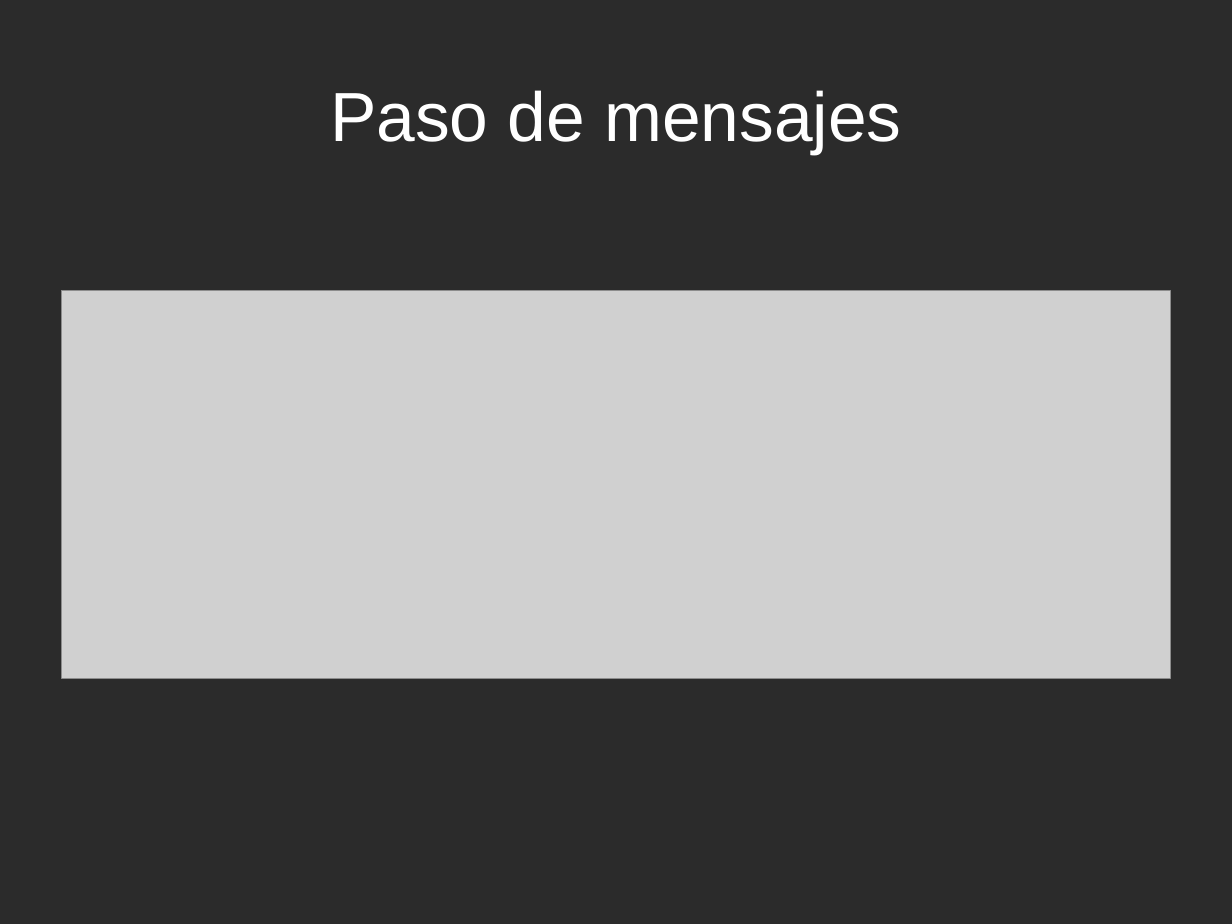
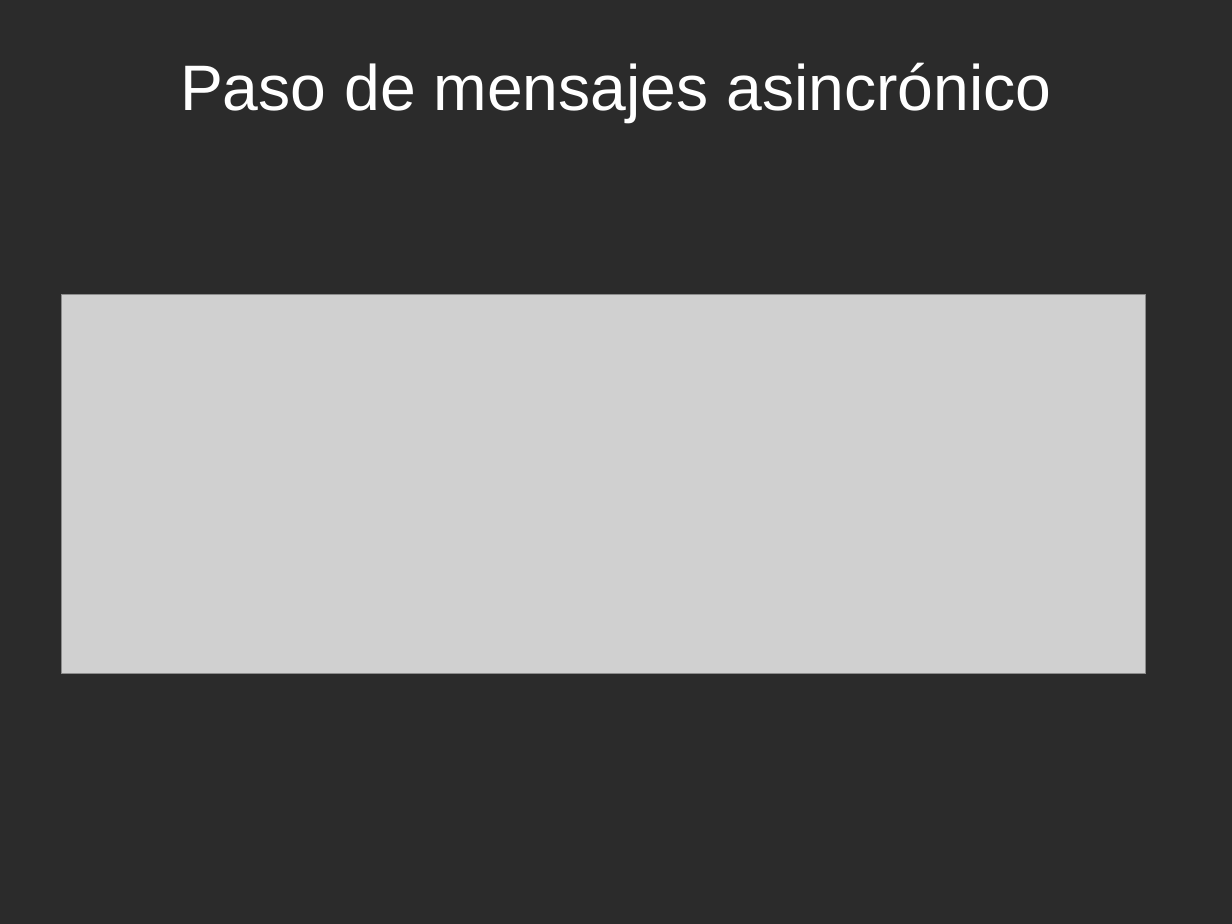
Before and after one commit to ja-mf/cacho, a slide deck: slide 9 of informe/pptmulti.odp. Drawn at 1232x924 pixels with LibreOffice and Linux fonts; fonts in the diff are those of the drawing; grey boxes stand for pictures; background and template pictures are left out; a plain dark background stands for a picture behind light text. Boxes give left, top, right and bottom in pixels: in the first picture for what was removed or moved away, otherwise in the second. Text is boxed around its words. In the diff, an @@ line names an element or a change of style, - is before the commit and + after.

```diff
--- a/informe/pptmulti.odp
+++ b/informe/pptmulti.odp
@@ title at bbox=[180, 62, 1052, 123]: text changed; size 44.8 to 41.4 pt @@
-Paso de mensajes
+Paso de mensajes asincrónico
@@ picture: place and size @@
-picture at bbox=[61, 291, 1171, 679]
+picture at bbox=[61, 294, 1146, 674]
```
Also in this commit, not shown: 14 other slides changed, 3 slides added, 1 slide removed, 20 other files.
